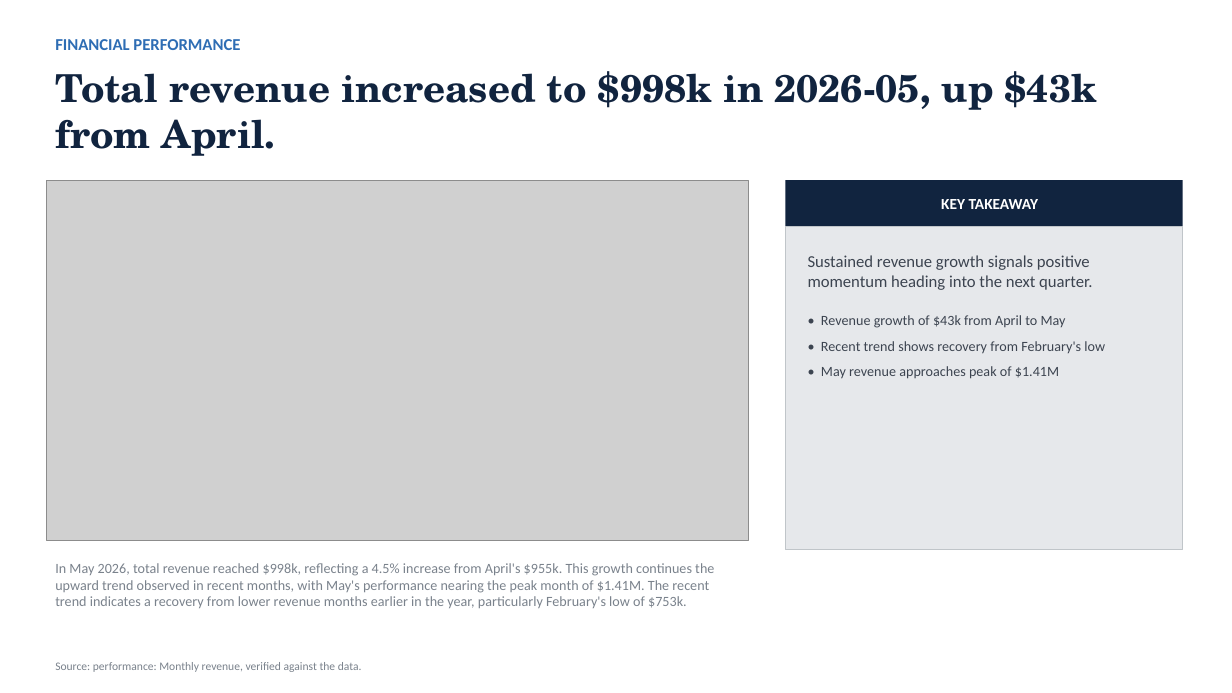
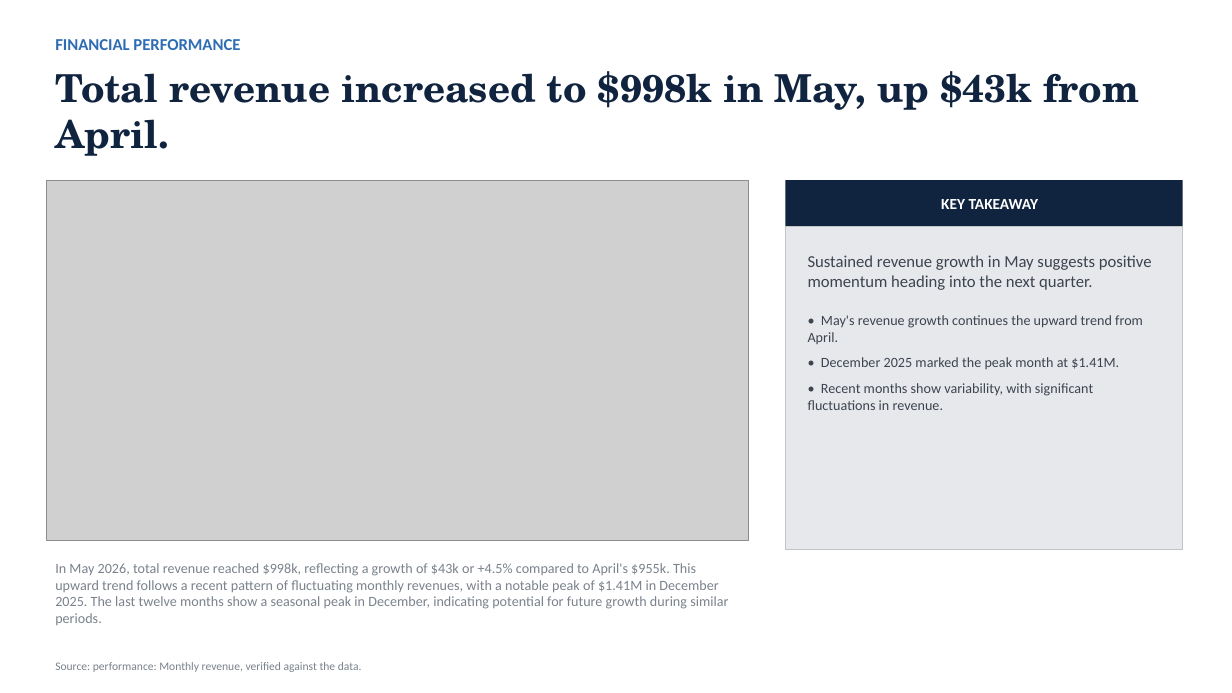
Before and after one commit to AronSarosi/ai-report-generator, a slide deck: slide 3 of app/examples/retail_sales/report.pptx. Drawn at 1232x693 pixels with LibreOffice and Linux fonts; fonts in the diff are those of the drawing; grey boxes stand for pictures. Boxes give left, top, right and bottom in pixels: in the first picture for what was removed or moved away, otherwise in the second. Text is boxed around its words. In the diff, an @@ line names an element or a change of style, - is before the commit and + after.

```diff
--- a/app/examples/retail_sales/report.pptx
+++ b/app/examples/retail_sales/report.pptx
@@ text at bbox=[55, 71, 1139, 156]: text changed @@
-Total revenue increased to $998k in 2026-05, up $43k from April.
+Total revenue increased to $998k in May, up $43k from April.
@@ text in rectangle at bbox=[808, 255, 1152, 410]: text changed @@
-Sustained revenue growth signals positive momentum heading into the next quarter.
-• Revenue growth of $43k from April to May
-• Recent trend shows recovery from February's low
-• May revenue approaches peak of $1.41M
+Sustained revenue growth in May suggests positive momentum heading into the next quarter.
+• May's revenue growth continues the upward trend from April.
+• December 2025 marked the peak month at $1.41M.
+• Recent months show variability, with significant fluctuations in revenue.
@@ text at bbox=[55, 563, 728, 625]: text changed @@
-In May 2026, total revenue reached $998k, reflecting a 4.5% increase from April's $955k. This growth continues the upward trend observed in recent months, with May's performance nearing the peak month of $1.41M. The recent trend indicates a recovery from lower revenue months earlier in the year, particularly February's low of $753k.
+In May 2026, total revenue reached $998k, reflecting a growth of $43k or +4.5% compared to April's $955k. This upward trend follows a recent pattern of fluctuating monthly revenues, with a notable peak of $1.41M in December 2025. The last twelve months show a seasonal peak in December, indicating potential for future growth during similar periods.
```
Also in this commit, not shown: 7 other slides changed, 46 other files.
